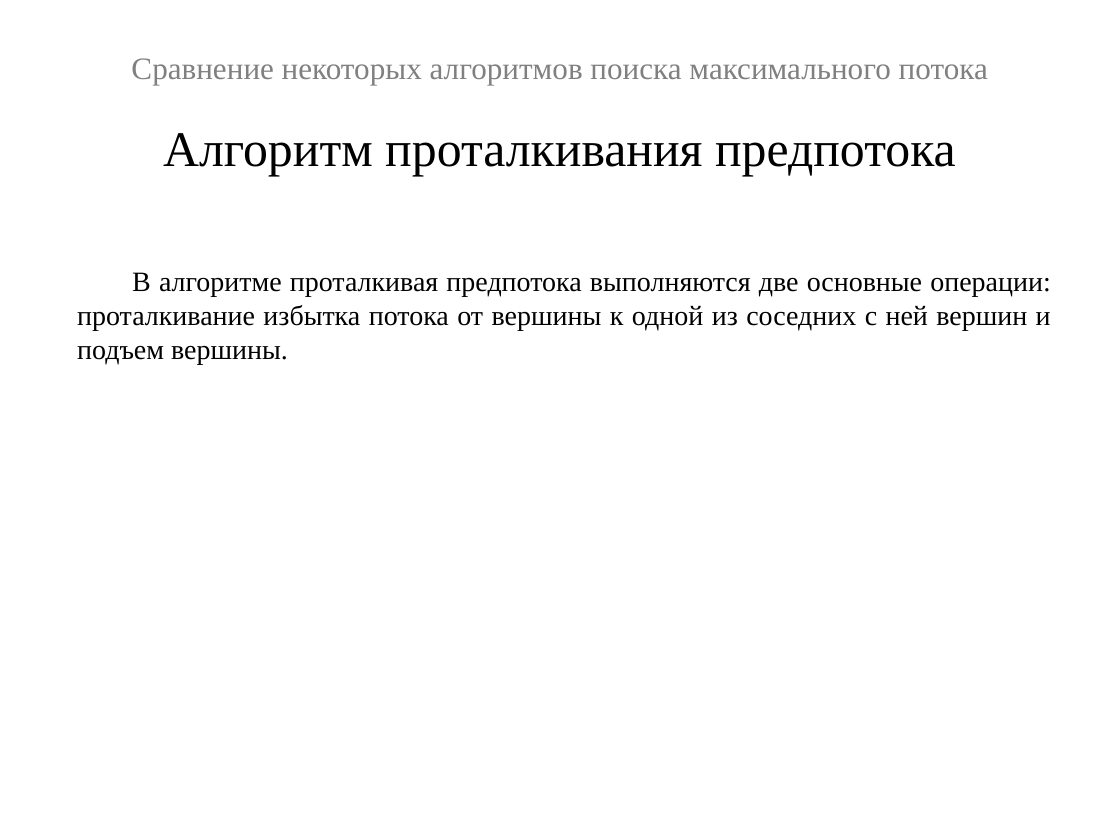
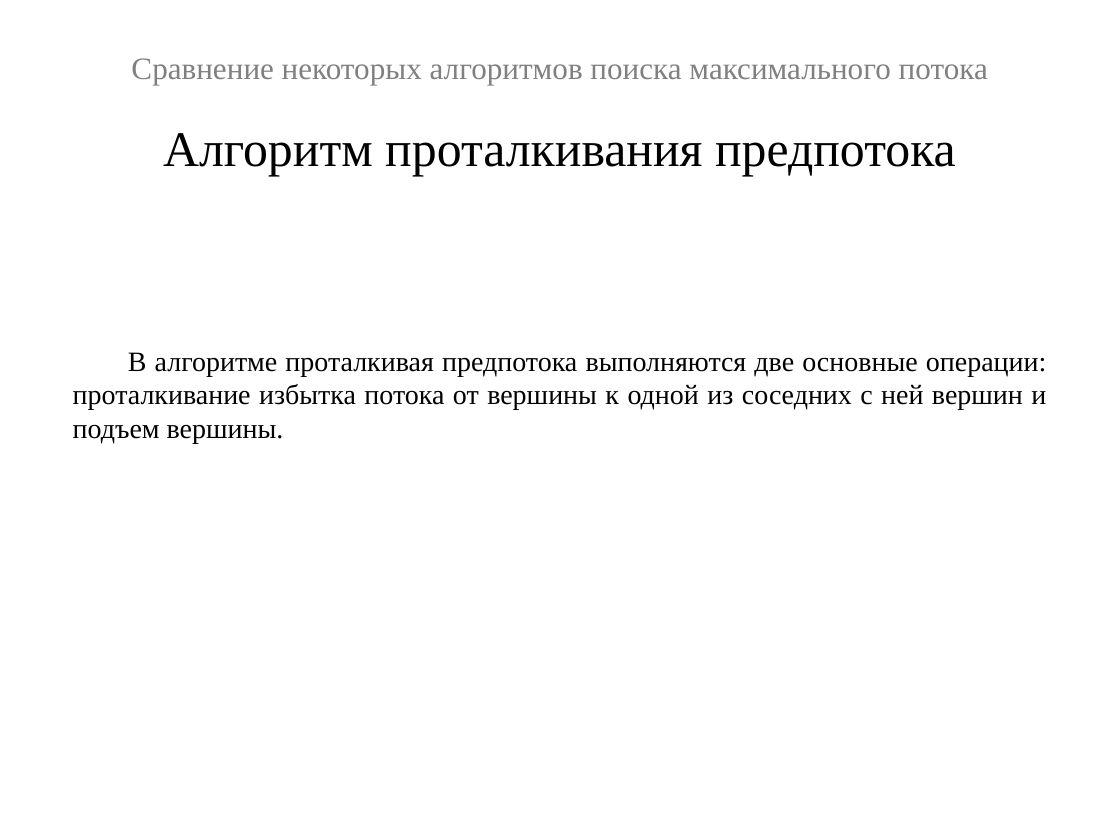
Before and after one commit to Tevronis/graph_maxflow, a slide deck: slide 12 of потоки.pptx (slide 11 before the commit). Drawn at 1120x840 pixels with LibreOffice and Linux fonts; fonts in the diff are those of the drawing. Boxes give left, top, right and bottom in pixels: in the first picture for what was removed or moved away, otherwise in the second. Text is boxed around its words. In the diff, an @@ line names an element or a change of style, - is before the commit and + after.

```diff
--- a/потоки.pptx
+++ b/потоки.pptx
@@ text "В алгоритме проталкивая предпотока выполняются ...": place and size @@
-text "В алгоритме проталкивая предпотока выполняются ..." at <box>77,272,1051,364</box>
+text "В алгоритме проталкивая предпотока выполняются ..." at <box>73,352,1046,443</box>
```
Also in this commit, not shown: 20 other slides changed, 1 slide added, 1 slide removed, 12 other files.
